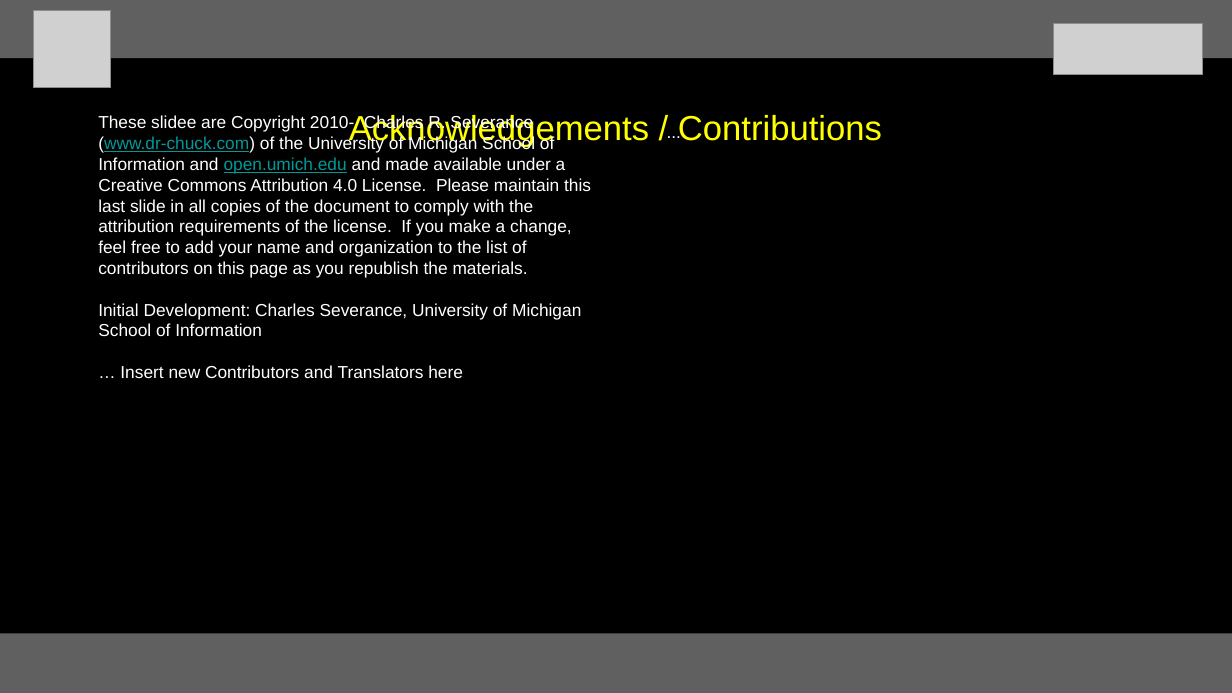
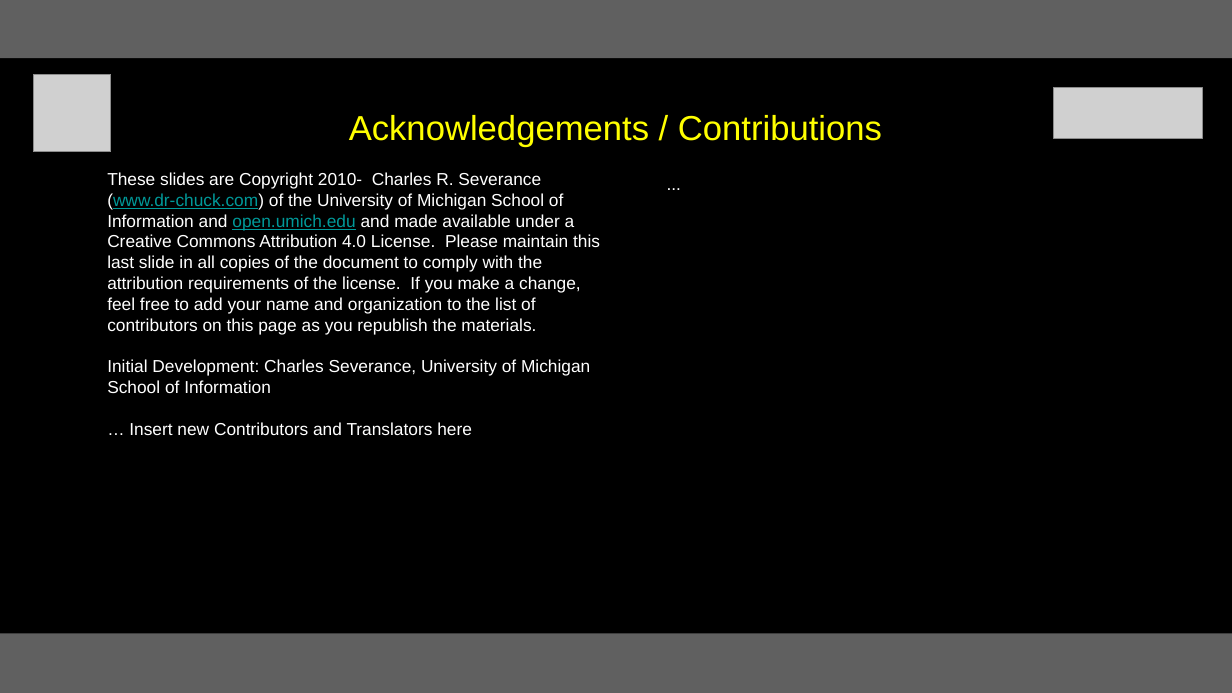
Before and after one commit to csev/py4e, a slide deck: slide 23 of lectures3/Pythonlearn-07-Files.pptx. Drawn at 1232x693 pixels with LibreOffice and Linux fonts; fonts in the diff are those of the drawing; grey boxes stand for pictures. Boxes give left, top, right and bottom in pixels: in the first picture for what was removed or moved away, otherwise in the second. Text is boxed around its words. In the diff, an @@ line names an element or a change of style, - is before the commit and + after.

Commit message:
Fix one more deck

```diff
--- a/lectures3/Pythonlearn-07-Files.pptx
+++ b/lectures3/Pythonlearn-07-Files.pptx
@@ picture: place and size @@
-picture at bbox=[33, 10, 111, 88]
+picture at bbox=[33, 74, 111, 152]
@@ picture: place and size @@
-picture at bbox=[1053, 24, 1202, 74]
+picture at bbox=[1053, 87, 1202, 138]
@@ text "These slides are Copyright 2010- ...": place and size @@
-text "These slides are Copyright 2010- ..." at bbox=[98, 114, 591, 378]
+text "These slides are Copyright 2010- ..." at bbox=[107, 172, 600, 435]
@@ text at bbox=[107, 172, 600, 334]: text changed @@
-These slidee are Copyright 2010- Charles R. Severance (www.dr-chuck.com) of the University of Michigan School of Information and open.umich.edu and made available under a Creative Commons Attribution 4.0 License. Please maintain this last slide in all copies of the document to comply with the attribution requirements of the license. If you make a change, feel free to add your name and organization to the list of contributors on this page as you republish the materials.
+These slides are Copyright 2010- Charles R. Severance (www.dr-chuck.com) of the University of Michigan School of Information and open.umich.edu and made available under a Creative Commons Attribution 4.0 License. Please maintain this last slide in all copies of the document to comply with the attribution requirements of the license. If you make a change, feel free to add your name and organization to the list of contributors on this page as you republish the materials.
@@ text "..." rewrapped from bbox=[660, 114, 1174, 651] to bbox=[660, 166, 1174, 615] @@
```
Also in this commit, not shown: 20 other slides changed.
